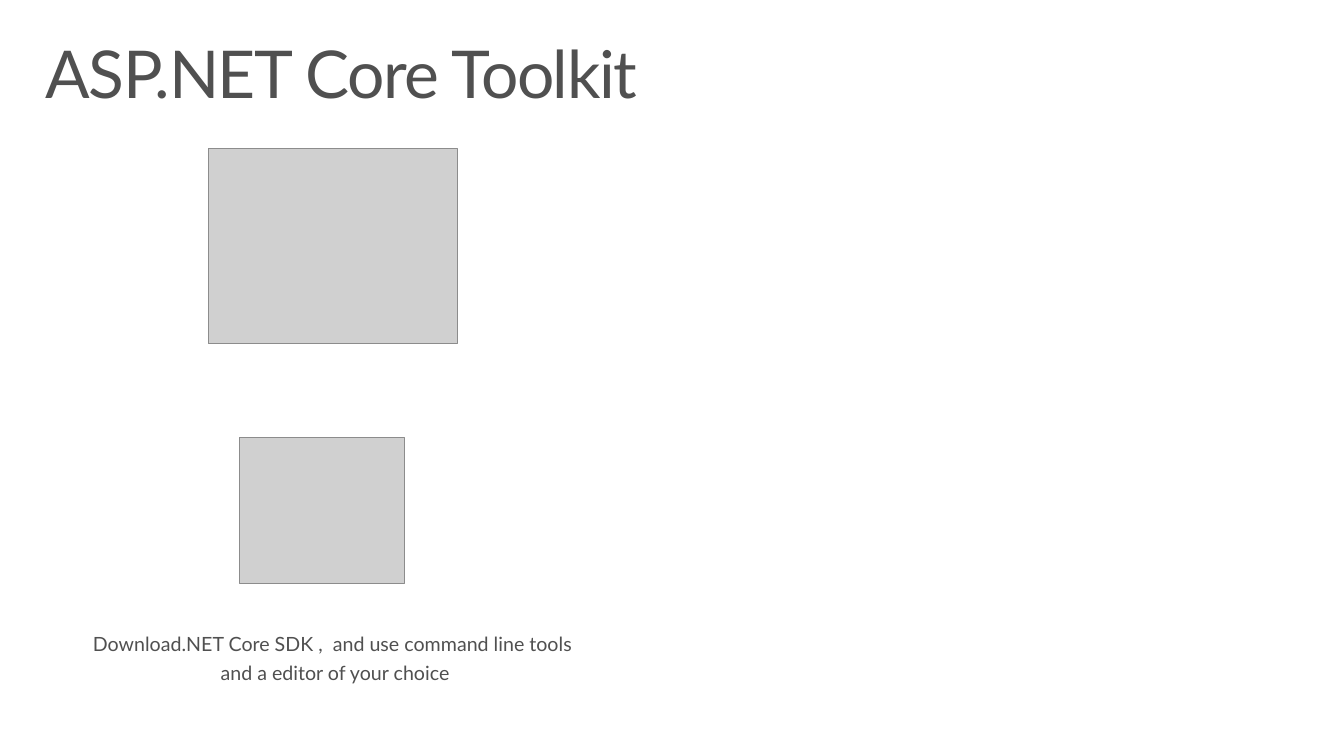
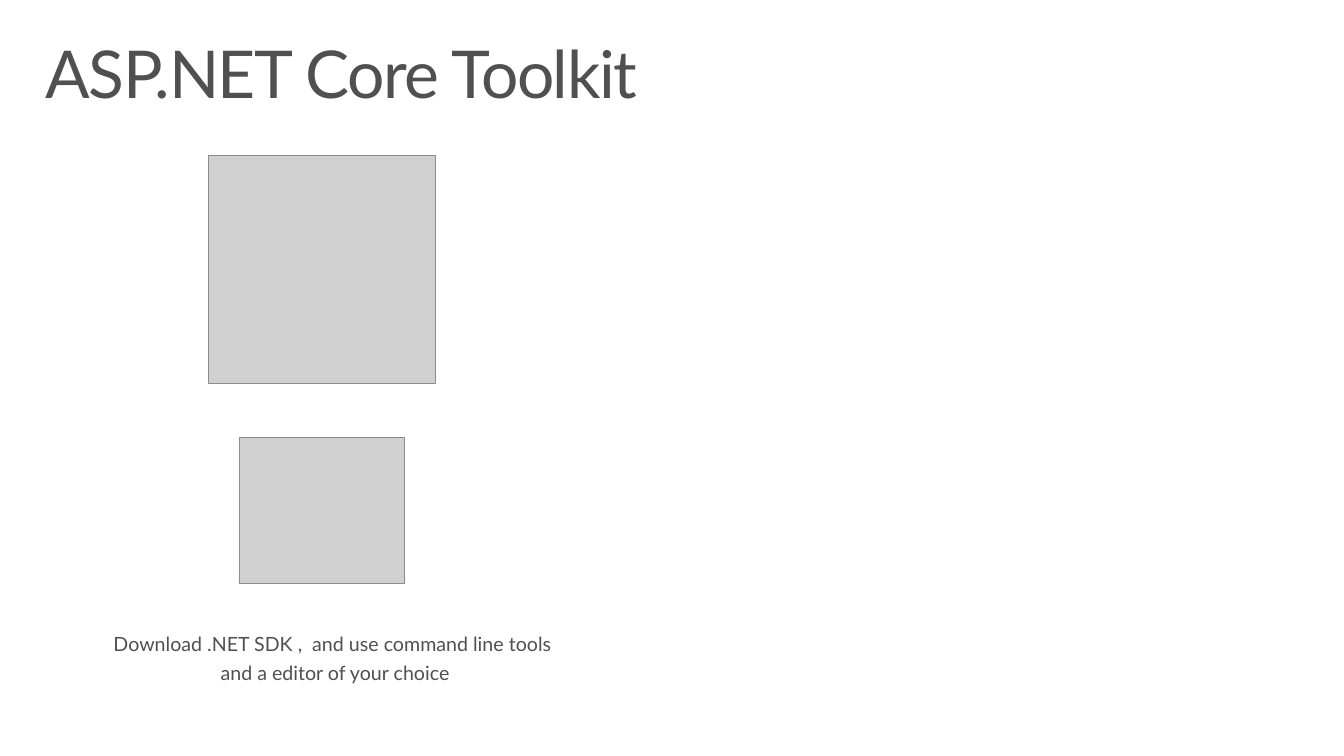
Before and after one commit to dotnet-presentations/aspnetcore-for-beginners, a slide deck: slide 3 of deck/ASP.NETCore_Beginners.pptx. Drawn at 1344x756 pixels with LibreOffice and Linux fonts; fonts in the diff are those of the drawing; grey boxes stand for pictures. Boxes give left, top, right and bottom in pixels: in the first picture for what was removed or moved away, otherwise in the second. Text is boxed around its words. In the diff, an @@ line names an element or a change of style, - is before the commit and + after.

```diff
--- a/deck/ASP.NETCore_Beginners.pptx
+++ b/deck/ASP.NETCore_Beginners.pptx
@@ picture resized from (x1=208, y1=149, x2=457, y2=345) to (x1=208, y1=155, x2=436, y2=383) @@
@@ text "Download .NET SDK , and ..." moved from (x1=93, y1=636, x2=571, y2=684) to (x1=113, y1=636, x2=551, y2=684) @@
@@ text at (x1=113, y1=636, x2=551, y2=651): text changed @@
-Download.NET Core SDK , and use command line tools
+Download .NET SDK , and use command line tools
```
Also in this commit, not shown: 8 other slides changed.
